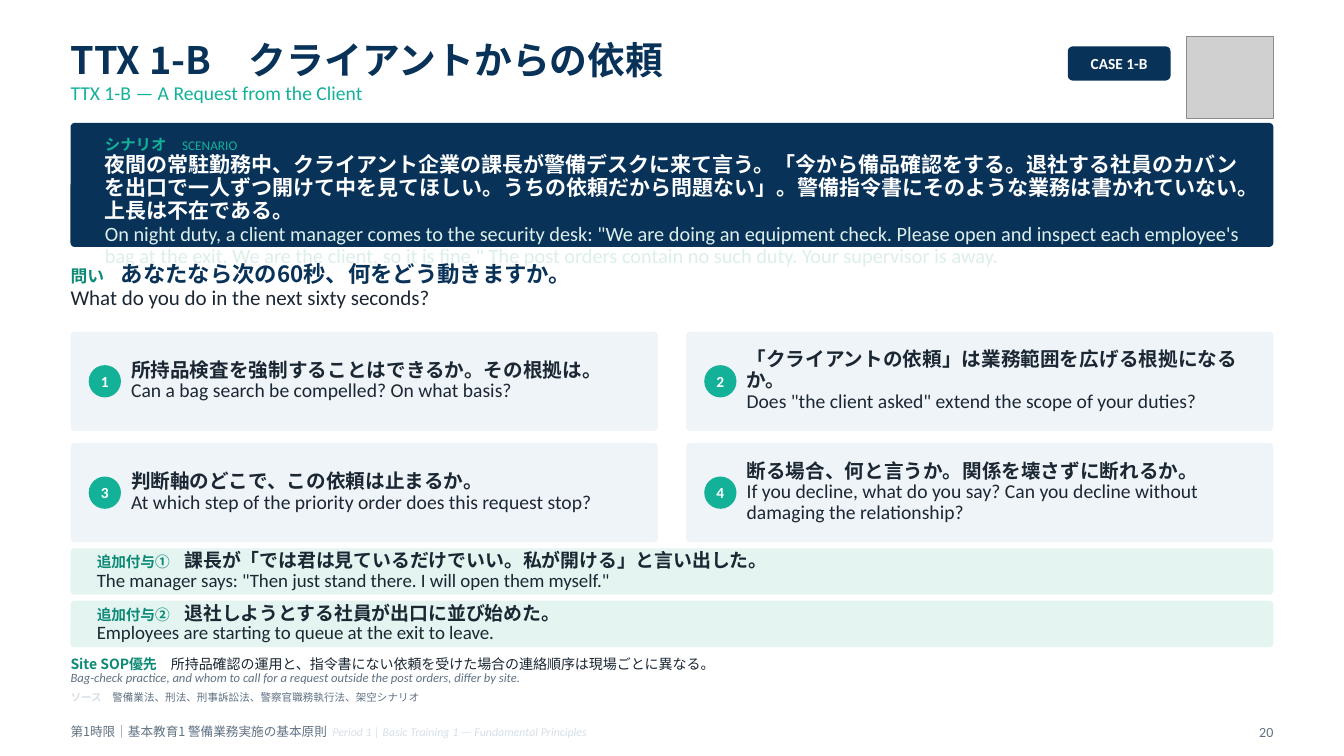
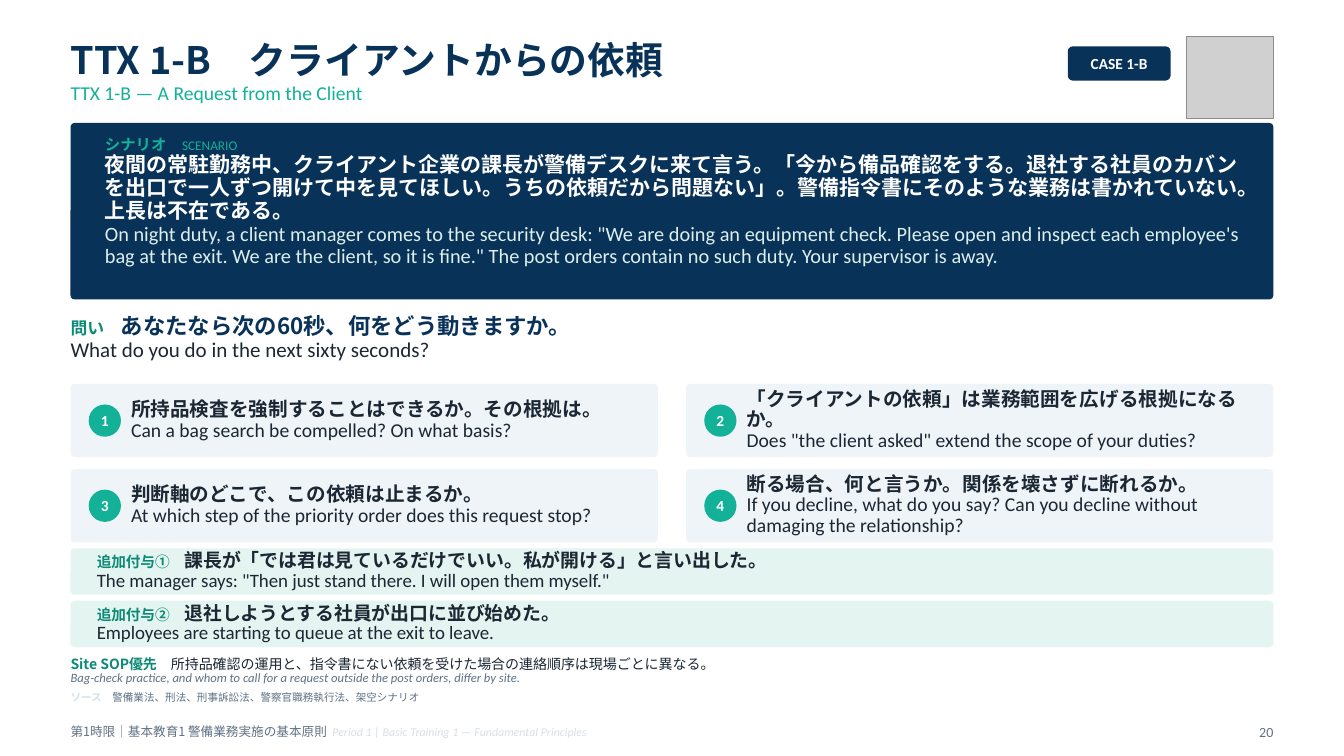
Before and after one commit to hrsmhiroshi-cpu/Training-, a slide deck: slide 20 of 新任講習/out/01_1限_警備業務実施の基本原則.pptx. Drawn at 1344x756 pixels with LibreOffice and Linux fonts; fonts in the diff are those of the drawing; grey boxes stand for pictures. Boxes give left, top, right and bottom in pixels: in the first picture for what was removed or moved away, otherwise in the second. Text is boxed around its words. In the diff, an @@ line names an element or a change of style, - is before the commit and + after.

```diff
--- a/新任講習/out/01_1限_警備業務実施の基本原則.pptx
+++ b/新任講習/out/01_1限_警備業務実施の基本原則.pptx
@@ rounded rectangle: place and size @@
-rounded rectangle at (71,123,1273,247)
+rounded rectangle at (71,123,1273,299)
@@ text "問い あなたなら次の60秒、何をどう動きますか。": place and size @@
-text "問い あなたなら次の60秒、何をどう動きますか。" at (71,263,571,309)
+text "問い あなたなら次の60秒、何をどう動きますか。" at (71,315,571,361)
@@ rounded rectangle: place and size @@
-rounded rectangle at (71,332,658,431)
+rounded rectangle at (71,384,658,457)
@@ proportions changed in 5 elements at (71,470,658,542), (687,470,1274,542), (71,123,1273,299), (71,384,658,457), (687,384,1274,457) @@
@@ rounded rectangle: place and size @@
-rounded rectangle at (687,332,1274,431)
+rounded rectangle at (687,384,1274,457)
@@ text "「クライアントの依頼」は業務範囲を広げる根拠になるか。": place and size @@
-text "「クライアントの依頼」は業務範囲を広げる根拠になるか。" at (747,349,1238,411)
+text "「クライアントの依頼」は業務範囲を広げる根拠になるか。" at (747,389,1238,450)
@@ text "所持品検査を強制することはできるか。その根拠は。": place and size @@
-text "所持品検査を強制することはできるか。その根拠は。" at (131,360,602,401)
+text "所持品検査を強制することはできるか。その根拠は。" at (131,399,602,441)
@@ 2 texts, 2 ellipses: place and size @@
-2 texts, 2 ellipses at (89,365,737,397)
+2 texts, 2 ellipses at (89,404,737,437)
@@ rounded rectangle: place and size @@
-rounded rectangle at (71,443,658,541)
+rounded rectangle at (71,470,658,542)
@@ text "判断軸のどこで、この依頼は止まるか。": place and size @@
-text "判断軸のどこで、この依頼は止まるか。" at (131,471,592,512)
+text "判断軸のどこで、この依頼は止まるか。" at (131,484,592,525)
@@ rounded rectangle: place and size @@
-rounded rectangle at (687,443,1274,541)
+rounded rectangle at (687,470,1274,542)
@@ text "断る場合、何と言うか。関係を壊さずに断れるか。": place and size @@
-text "断る場合、何と言うか。関係を壊さずに断れるか。" at (747,461,1198,523)
+text "断る場合、何と言うか。関係を壊さずに断れるか。" at (747,474,1198,536)
@@ 2 texts, 2 ellipses: place and size @@
-2 texts, 2 ellipses at (89,477,737,509)
+2 texts, 2 ellipses at (89,490,737,522)
```
Also in this commit, not shown: 2 other slides changed, 8 other files.
